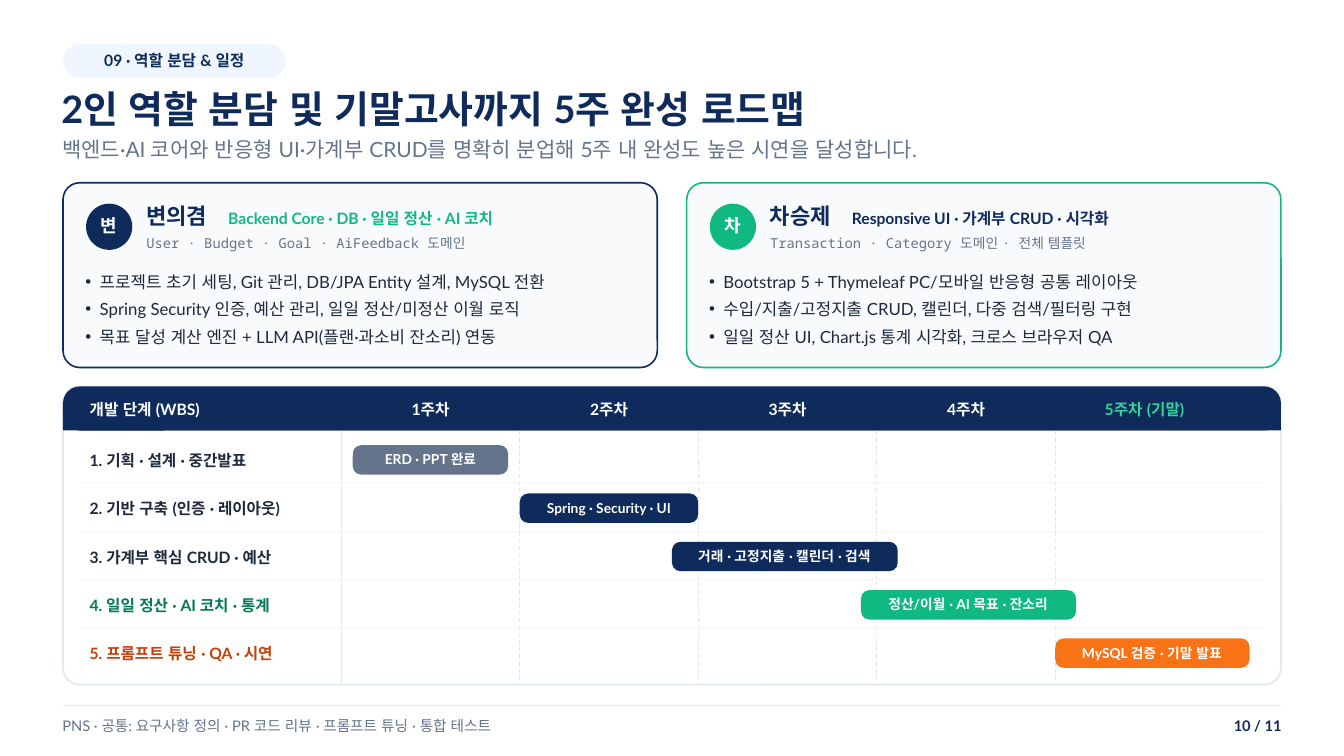
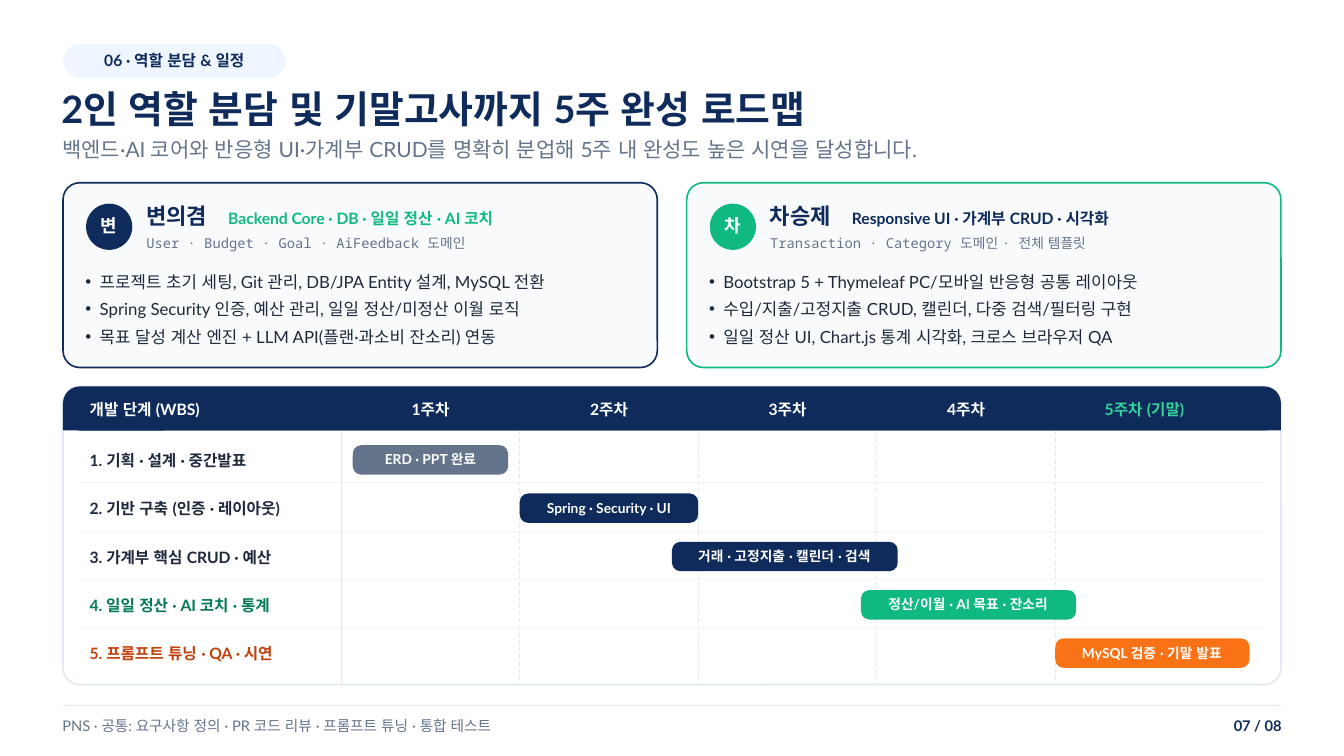
Before and after one commit to opiniom/PFS, a slide deck: slide 7 of docs/presentation/PNS_중간발표.pptx (slide 10 before the commit). Drawn at 1344x756 pixels with LibreOffice and Linux fonts; fonts in the diff are those of the drawing. Boxes give left, top, right and bottom in pixels: in the first picture for what was removed or moved away, otherwise in the second. Text is boxed around its words. In the diff, an @@ line names an element or a change of style, - is before the commit and + after.

```diff
--- a/docs/presentation/PNS_중간발표.pptx
+++ b/docs/presentation/PNS_중간발표.pptx
@@ text at (x1=104, y1=52, x2=245, y2=68): text changed @@
-09 · 역할 분담 & 일정
+06 · 역할 분담 & 일정
@@ text at (x1=1234, y1=720, x2=1282, y2=731): text changed @@
-10 / 11
+07 / 08
```
Also in this commit, not shown: 6 other slides changed, 3 slides removed, 1 other file.
